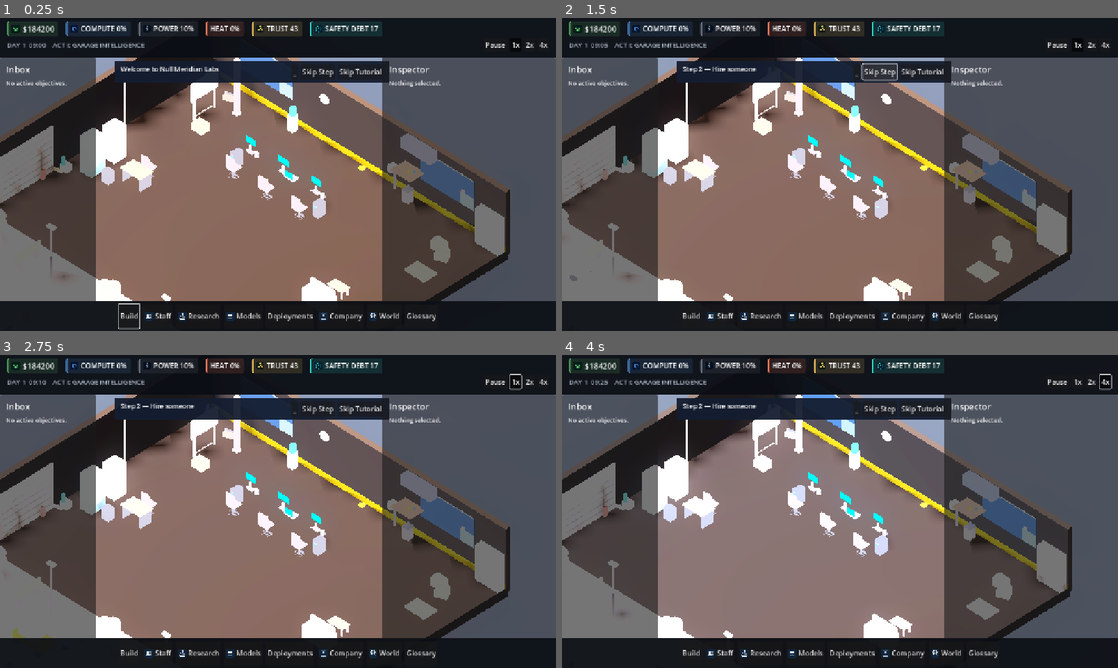
Above: before the commit, frames 1-4 (two rows, left to right).
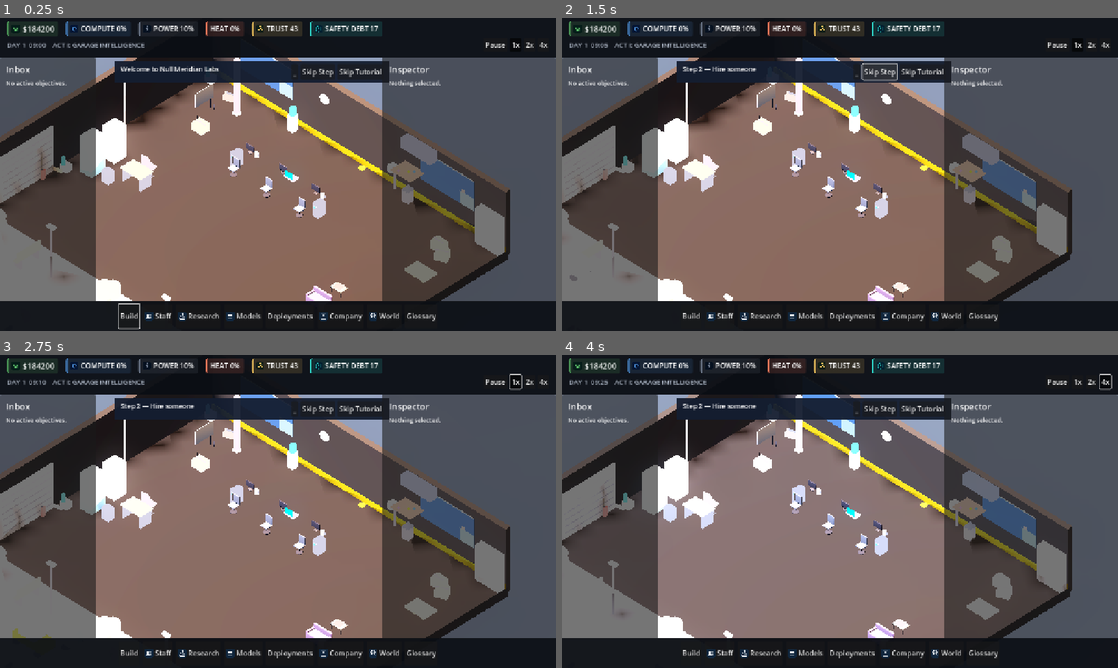
Above: after the commit, the same moments.

Repository: Fartoman94/alignment-pending
Game: Godot game, scene res://scenes/campaign.tscn
Same seed, same stepped clock (60 frames per second), same inputs: the game is played once before the commit and once after it. This scene is started directly instead of the project's main scene.
Inputs:
- Up to frame 1 (0.25 s): no input
- Up to frame 2 (1.5 s): click "Skip Step" at 0.5 s; click "Skip Step" at 1.25 s
- Up to frame 3 (2.75 s): click "1x" at 2 s
- Up to frame 4 (4 s): click "2x" at 2.75 s; click "4x" at 3.5 s

The runs differ from the first frame. In frame 1, 1.3% of the frame differs, in the area x 34-63%, y 20-91%; in frame 2, 1.3%; in frame 3, 1.3%; in frame 4, 1.2%.

Commit message:
feat(art): generate real furniture geometry (desk/chair/monitor/sofa/table/whiteboard)
Continues the character geometry rework — "mejora todo lo visual" (user's
own words): every mega_pack furniture piece the garage actually shows was
still sharp-edged boxes even after characters got the smooth-geometry
treatment. New tools/blender_generators/generate_furniture.py, same
technique as generate_humanoids.py: heavy bevel, applied (baked) into
real geometry, then shade_smooth() + angle-based auto-smooth.

- 6 pieces generated: desk, office chair, monitor, sofa, coffee table,
  whiteboard stand.
- Monitor's screen face is named "display" specifically so Campaign.
  _apply_screen_glow()'s existing recursive glow-material pass picks it
  up automatically — no new Godot-side code needed for that part.
- Real bug found and fixed by rendering in-game, not assumed: the desk
  is placed through BuildController._make_real_mesh() (unconditional
  -90°-X correction, same convention the mega_pack's raw files use),
  while the other 5 pieces go through Campaign._office_model() with
  flat_wall_mount=true (skips that correction, since Blender's default
  export is already correctly Y-up). Exporting the desk with the same
  export_yup=True default as the others landed it on its side in-game;
  fixed by exporting the desk specifically with export_yup=False to
  match the convention _make_real_mesh() expects.
- data/buildables.json's desk model repointed; campaign.gd's chair/
  monitor/sofa/coffee-table/whiteboard placements repointed.

Verified with real in-game renders (wide garage shot + close-up), not
just the isolated models. tools/bootstrap.sh green; tools/export_release.sh
clean; exported binary relaunched.

Co-Authored-By: Claude Sonnet 5 <noreply@anthropic.com>

Diff:
--- a/game/data/buildables.json
+++ b/game/data/buildables.json
@@ -8,7 +8,7 @@
     "refund_ratio": 0.5,
     "color": "b4875d",
     "height": 1.1,
-    "model": "res://assets/models/furniture/desk_single.glb"
+    "model": "res://assets/models/generated_furniture/desk_single.glb"
   },
   {
     "id": "server_rack",
--- a/game/src/world/campaign.gd
+++ b/game/src/world/campaign.gd
@@ -527,18 +527,27 @@
         # break room. Purely decorative like the rest of this block (not
         # registered in BuildGrid._occupied) — same scope boundary
         # KNOWN_ISSUES.md already documents for ambient decoration.
-        _office_model("res://assets/models/mega/furniture/office_chair.glb", "Desk1Chair", Vector3(-3.0, 0.0, -2.3), 180.0)
-        _office_model("res://assets/models/mega/computers/monitor.glb", "Desk1Monitor", Vector3(-3.0, 0.75, -3.3), 180.0)
+        # Chair/monitor/whiteboard/sofa/coffee-table below are this pass's
+        # generated_furniture replacements (tools/blender_generators/
+        # generate_furniture.py) — same "cuadrado" complaint as the
+        # character geometry, same fix (heavy bevel, baked + smooth-
+        # shaded). Their glTF export is already Y-up (Blender's default
+        # axis conversion, unlike the mega_pack's Z-up-in-Y-up-clothing
+        # files), so flat_wall_mount=true is passed to skip _office_
+        # model()'s -90°-X correction — confirmed by rendering: without
+        # this they land on their side.
+        _office_model("res://assets/models/generated_furniture/office_chair.glb", "Desk1Chair", Vector3(-3.0, 0.0, -2.3), 180.0, true)
+        _office_model("res://assets/models/generated_furniture/monitor.glb", "Desk1Monitor", Vector3(-3.0, 0.75, -3.3), 180.0, true)
         _office_model("res://assets/models/mega/computers/desktop_tower.glb", "Desk1Tower", Vector3(-3.5, 0.0, -3.0), 0.0)
         _office_model("res://assets/models/mega/props/mug.glb", "Desk1Mug", Vector3(-2.6, 0.75, -3.3), 0.0)
-        _office_model("res://assets/models/mega/furniture/office_chair.glb", "Desk2Chair", Vector3(-1.0, 0.0, -2.3), 180.0)
-        _office_model("res://assets/models/mega/computers/monitor.glb", "Desk2Monitor", Vector3(-1.0, 0.75, -3.3), 180.0)
+        _office_model("res://assets/models/generated_furniture/office_chair.glb", "Desk2Chair", Vector3(-1.0, 0.0, -2.3), 180.0, true)
+        _office_model("res://assets/models/generated_furniture/monitor.glb", "Desk2Monitor", Vector3(-1.0, 0.75, -3.3), 180.0, true)
         _office_model("res://assets/models/mega/computers/laptop.glb", "Desk2Laptop", Vector3(-0.5, 0.75, -3.3), 180.0)
-        _office_model("res://assets/models/mega/furniture/office_chair.glb", "Desk3Chair", Vector3(1.0, 0.0, -2.3), 180.0)
-        _office_model("res://assets/models/mega/computers/monitor.glb", "Desk3Monitor", Vector3(1.0, 0.75, -3.3), 180.0)
+        _office_model("res://assets/models/generated_furniture/office_chair.glb", "Desk3Chair", Vector3(1.0, 0.0, -2.3), 180.0, true)
+        _office_model("res://assets/models/generated_furniture/monitor.glb", "Desk3Monitor", Vector3(1.0, 0.75, -3.3), 180.0, true)
         _office_model("res://assets/models/mega/computers/desktop_tower.glb", "Desk3Tower", Vector3(1.5, 0.0, -3.0), 0.0)
         _office_model("res://assets/models/mega/props/mug.glb", "Desk3Mug", Vector3(1.4, 0.75, -3.3), 0.0)
-        _office_model("res://assets/models/mega/furniture/whiteboard_stand.glb", "PlanningWhiteboard", Vector3(-7.0, 0.0, -4.5), 90.0, false, 0.5)
+        _office_model("res://assets/models/generated_furniture/whiteboard_stand.glb", "PlanningWhiteboard", Vector3(-7.0, 0.0, -4.5), 90.0, true, 0.5)
         # Radii checked against LOUNGE_SPOT (Vector3(6.0, 0.0, 0.6),
         # below) by distance MINUS the nav agent's own radius (0.3, see
         # StaffAgent._ready()) — the first pass at these numbers only
@@ -550,8 +559,8 @@
         # 0.3 from the spot by design (the agent is meant to end up right
         # next to it) — too close for any obstacle at all, so it gets
         # none, same as before this pass.
-        _office_model("res://assets/models/mega/furniture/sofa_two_seat.glb", "LoungeSofa", Vector3(6.0, 0.0, 1.5), 180.0, false, 0.45)
-        _office_model("res://assets/models/mega/furniture/coffee_table.glb", "LoungeTable", Vector3(6.0, 0.0, 0.3), 0.0)
+        _office_model("res://assets/models/generated_furniture/sofa_two_seat.glb", "LoungeSofa", Vector3(6.0, 0.0, 1.5), 180.0, true, 0.45)
+        _office_model("res://assets/models/generated_furniture/coffee_table.glb", "LoungeTable", Vector3(6.0, 0.0, 0.3), 0.0, true)
         _office_model("res://assets/models/mega/props/pizza_box.glb", "LoungePizzaBox", Vector3(6.0, 0.35, 0.3), 15.0)
         _office_model("res://assets/models/mega/props/cardboard_box.glb", "StorageBox1", Vector3(6.8, 0.0, -5.0), 0.0)
         _office_model("res://assets/models/mega/props/cardboard_box.glb", "StorageBox2", Vector3(7.4, 0.0, -4.6), 25.0)
Binary file added: game/assets/models/generated_furniture/coffee_table.glb
Not shown, added: game/assets/models/generated_furniture/coffee_table.glb.import
Binary file added: game/assets/models/generated_furniture/desk_single.glb
Not shown, added: game/assets/models/generated_furniture/desk_single.glb.import
Binary file added: game/assets/models/generated_furniture/monitor.glb
Not shown, added: game/assets/models/generated_furniture/monitor.glb.import
Binary file added: game/assets/models/generated_furniture/office_chair.glb
Not shown, added: game/assets/models/generated_furniture/office_chair.glb.import
Binary file added: game/assets/models/generated_furniture/sofa_two_seat.glb
Not shown, added: game/assets/models/generated_furniture/sofa_two_seat.glb.import
Binary file added: game/assets/models/generated_furniture/whiteboard_stand.glb
Not shown, added: game/assets/models/generated_furniture/whiteboard_stand.glb.import
(and 4 more such lines)
